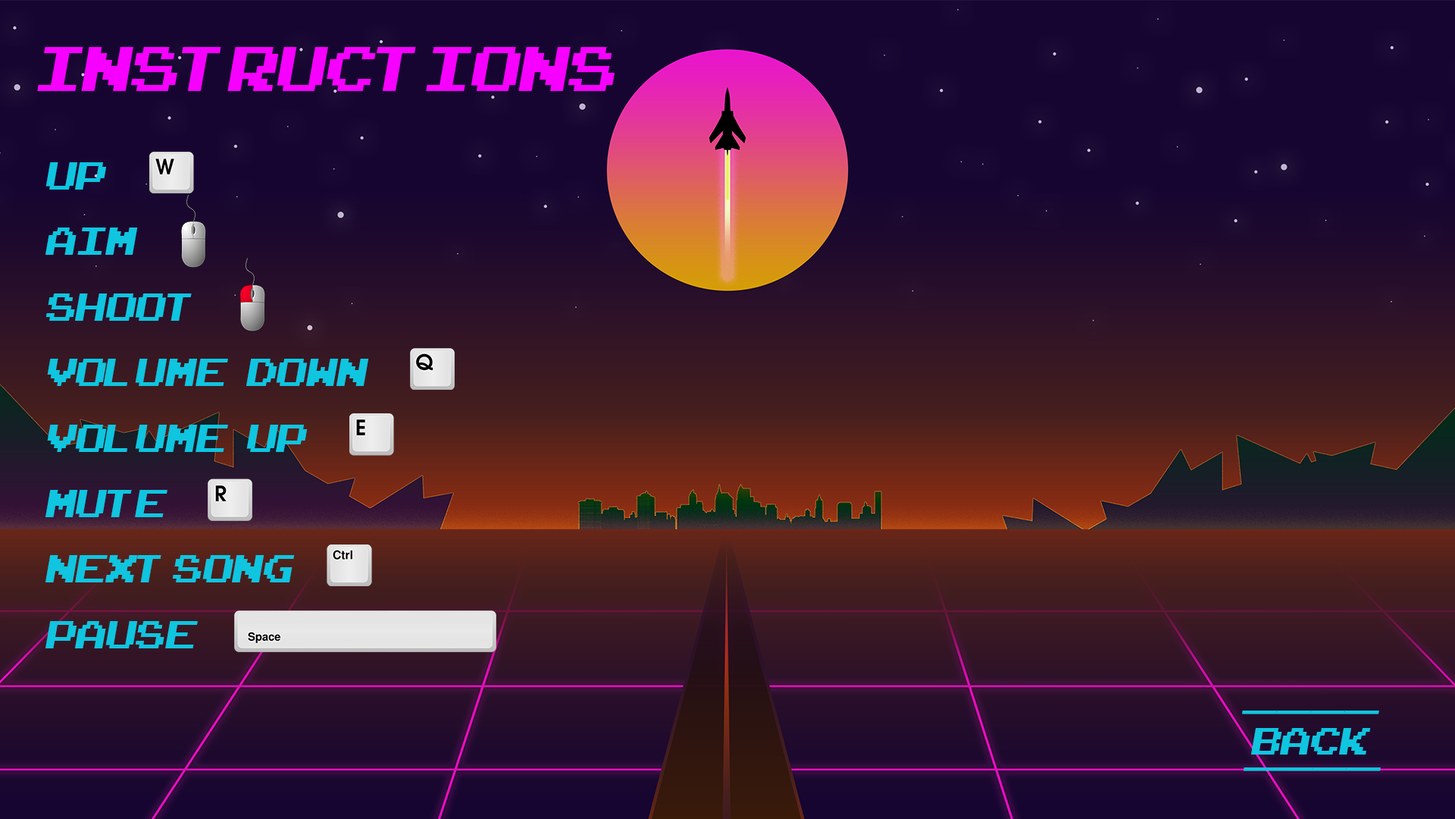
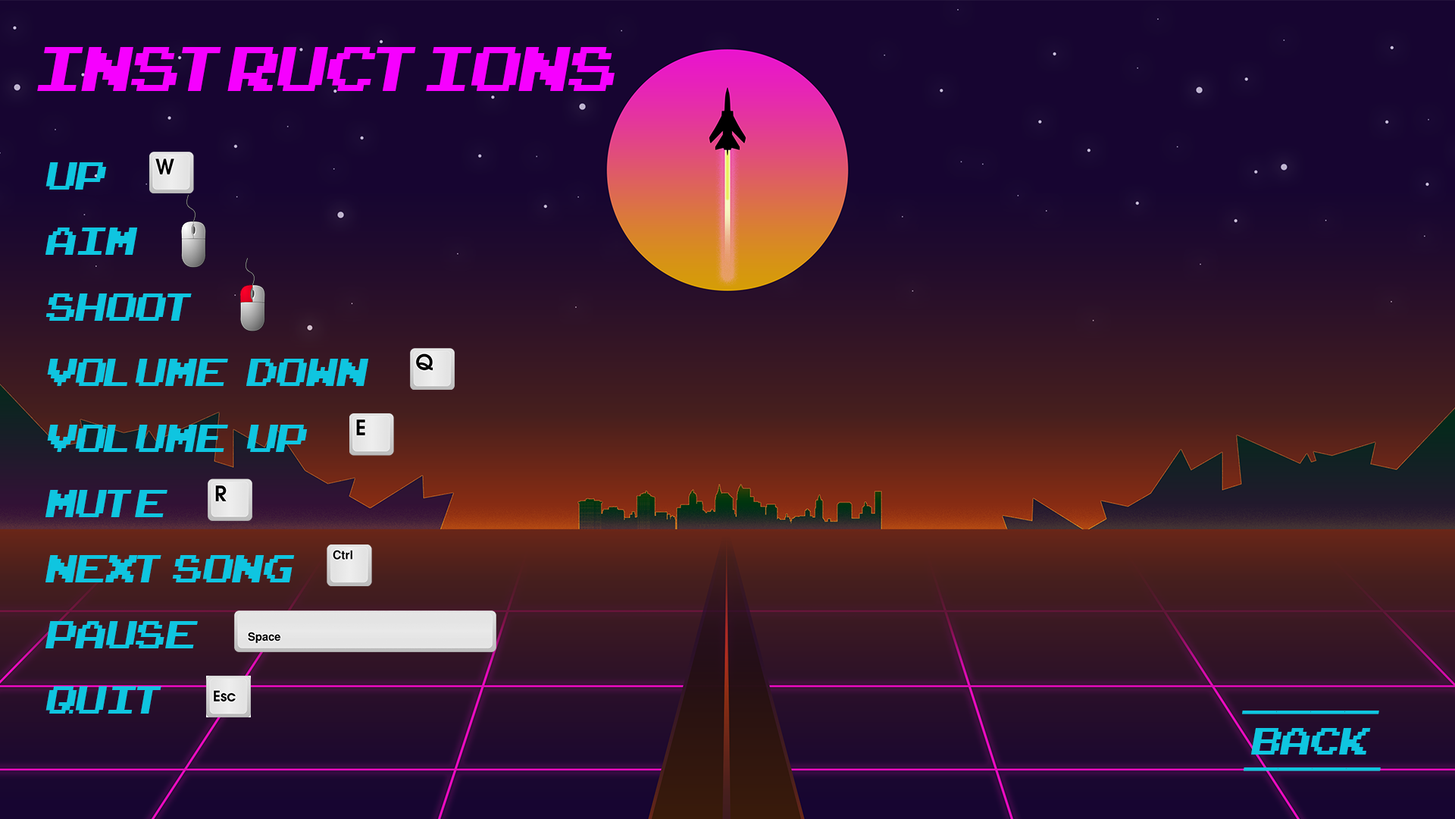
Before/after of a 1455 x 819 layered artwork. What changed in the layer stack:
added layer "computer_key_Esc" above "uP AIM shoot Volume down volume up mute next song pause q" over bbox(206, 675, 251, 718)
renamed "uP AIM shoot Volume down volume up mute next song pause" to "uP AIM shoot Volume down volume up mute next song pause q", painted on it over bbox(45, 675, 251, 714)
